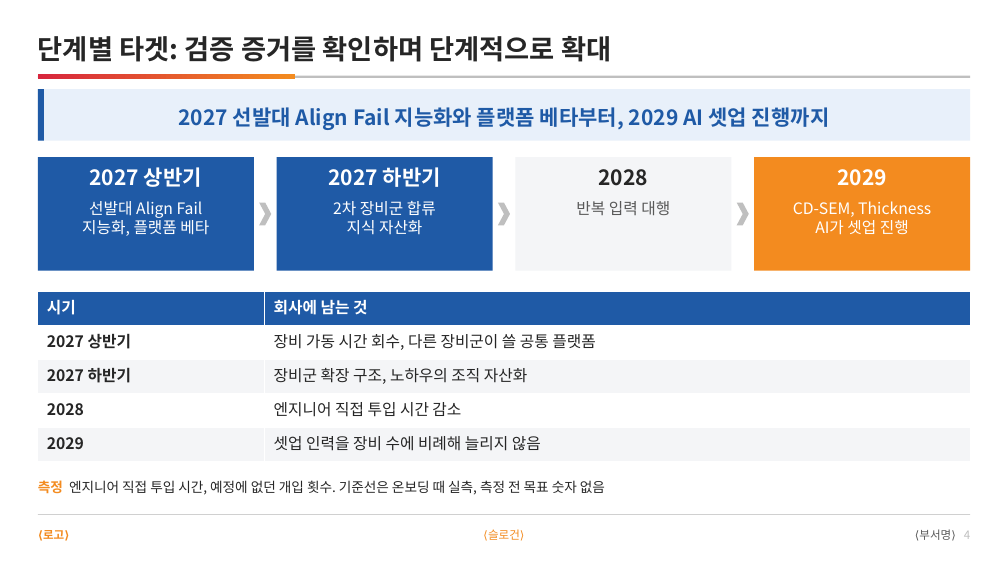
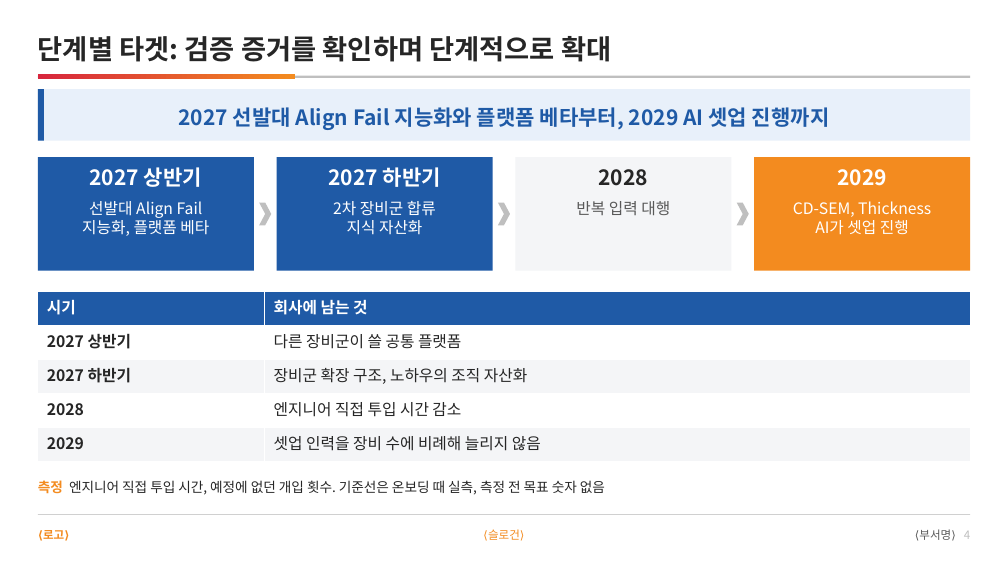
Before and after one commit to DarrenKoi/pm_notes, a slide deck: slide 4 of my-task/arc-tf/deliverables/arc-tf-exec-summary.pptx. Drawn at 1008x567 pixels with LibreOffice and Linux fonts; fonts in the diff are those of the drawing. Boxes give left, top, right and bottom in pixels: in the first picture for what was removed or moved away, otherwise in the second. Text is boxed around its words. In the diff, an @@ line names an element or a change of style, - is before the commit and + after.

```diff
--- a/my-task/arc-tf/deliverables/arc-tf-exec-summary.pptx
+++ b/my-task/arc-tf/deliverables/arc-tf-exec-summary.pptx
@@ table at box(38, 291, 970, 461) @@
-row 2, column 2: 장비 가동 시간 회수, 다른 장비군이 쓸 공통 플랫폼
+row 2, column 2: 다른 장비군이 쓸 공통 플랫폼
```
Also in this commit, not shown: 11 other files.
